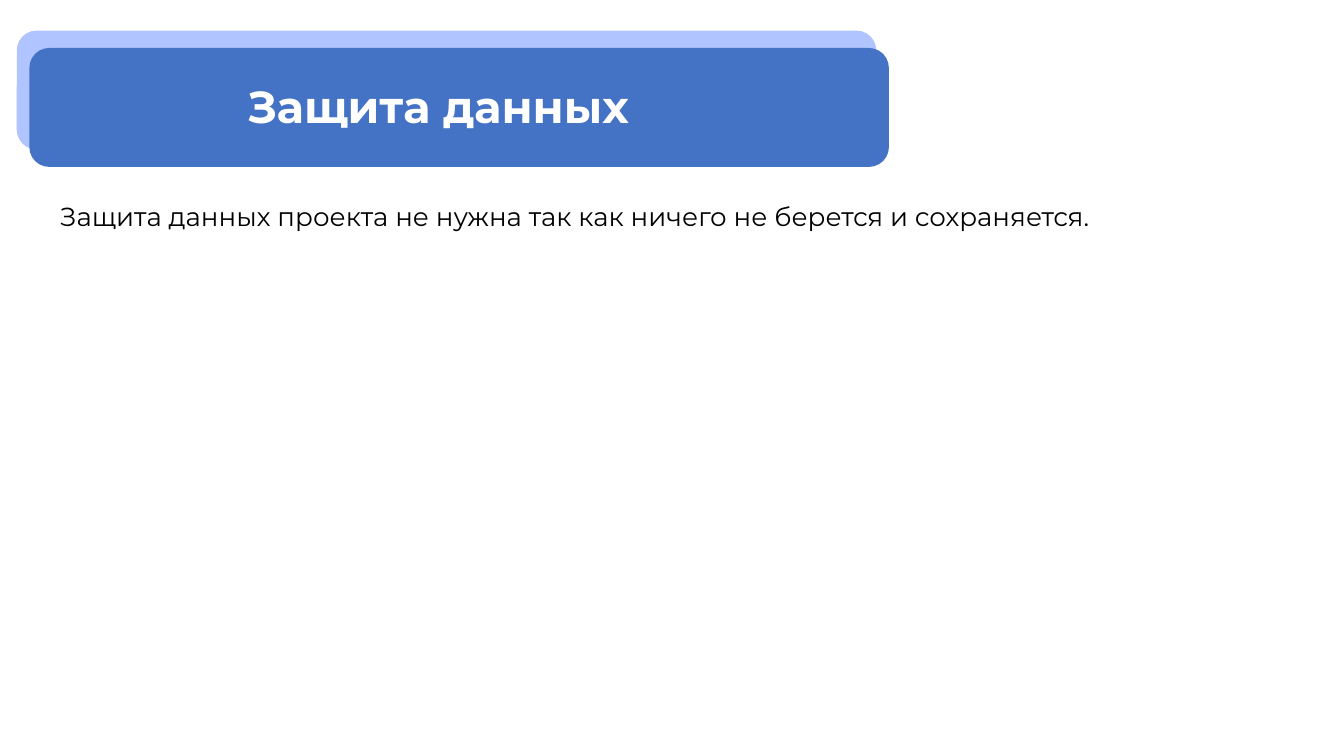
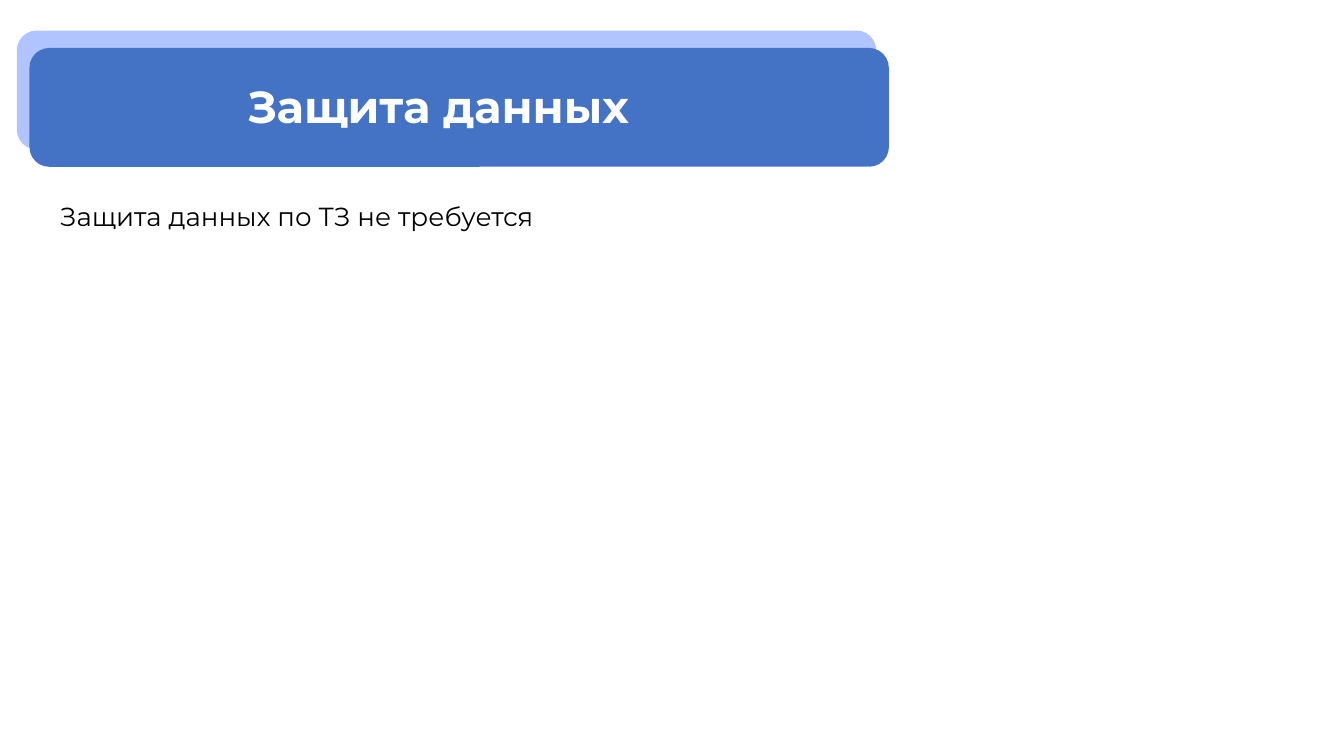
Before and after one commit to MrCommand300gg/FlappyBirdEnhanced, a slide deck: slide 7 of Flappy Bird Enhanced.pptx. Drawn at 1344x756 pixels with LibreOffice and Linux fonts; fonts in the diff are those of the drawing. Boxes give left, top, right and bottom in pixels: in the first picture for what was removed or moved away, otherwise in the second. Text is boxed around its words. In the diff, an @@ line names an element or a change of style, - is before the commit and + after.

```diff
--- a/Flappy Bird Enhanced.pptx
+++ b/Flappy Bird Enhanced.pptx
@@ text at (60, 206, 533, 231): text changed @@
-Защита данных проекта не нужна так как ничего не берется и сохраняется.
+Защита данных по ТЗ не требуется
```
Also in this commit, not shown: 1 other slide changed, 1 other file.
